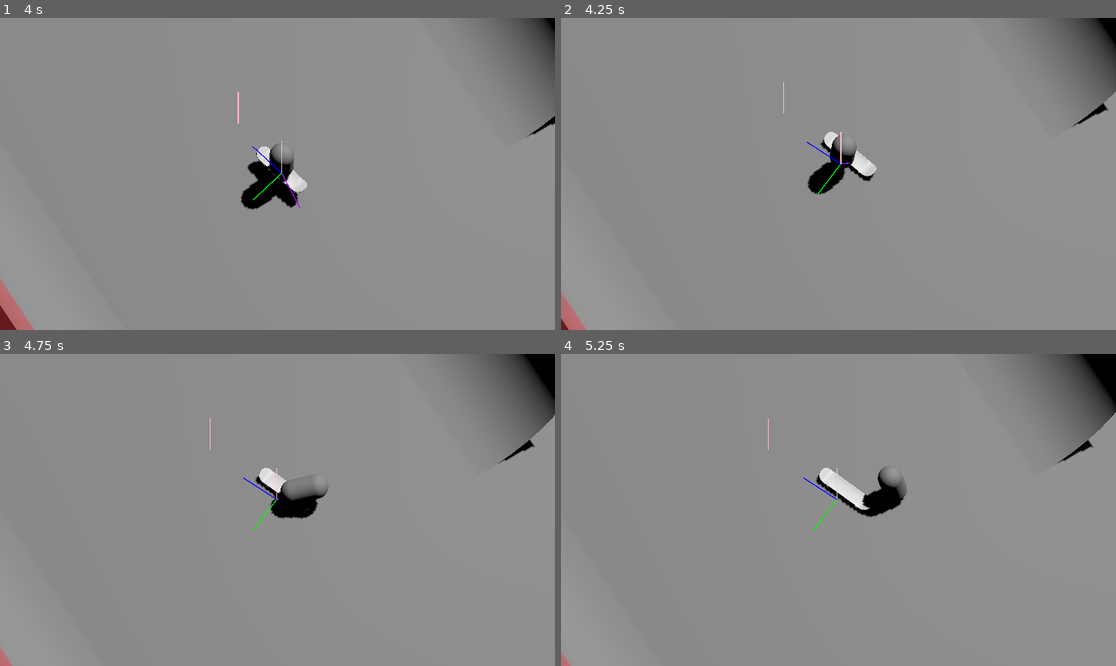
Above: before the commit, frames 1-4 (two rows, left to right).
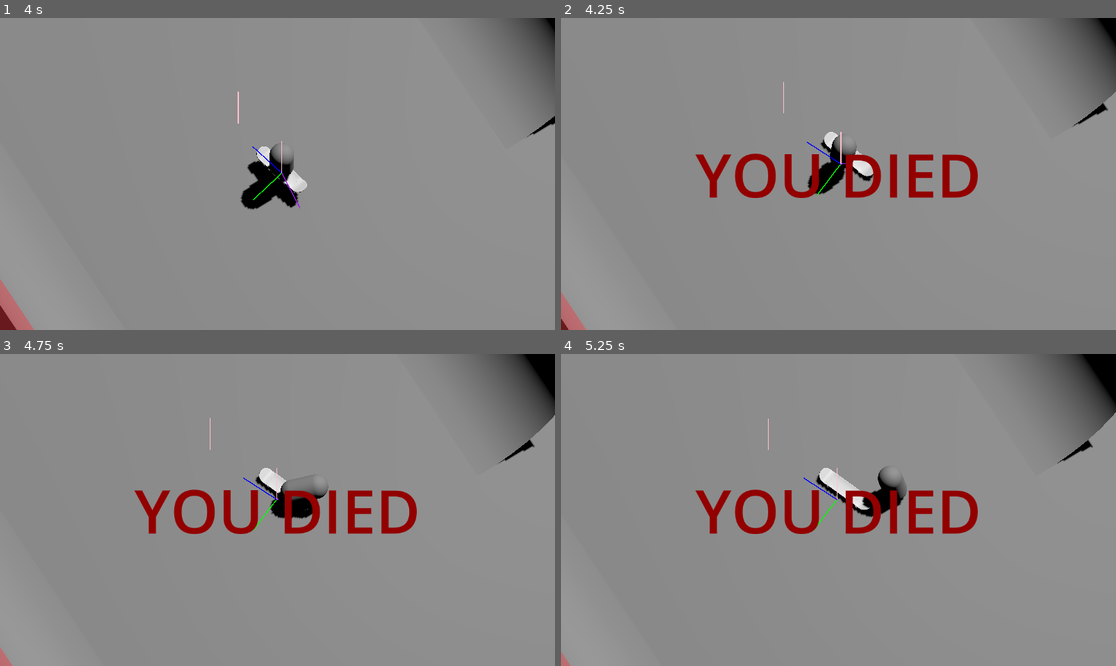
Above: after the commit, the same moments.

Repository: 3deric/GodotSkate
Game: Godot game, scene res://Scenes/testLevel.tscn
Same seed, same stepped clock (60 frames per second), same inputs: the game is played once before the commit and once after it.
Inputs:
- Up to frame 1 (4 s): hold D (Right) 0.53-1.28 s; hold X (Grind) 0.53-1.28 s; tap Space (Jump) at 0.77, 1.52, 3.02, 3.77 s; hold S (Backward) 1.28-2.03 s; tap X (Grind) at 1.35, 2.85 s; hold D (Right) 2.03-2.78 s; hold X (Grind) 2.03-2.78 s; hold W (Forward) 2.78-3.53 s; hold A (Left) from 3.53 s (still down); hold X (Grind) from 3.53 s (still down)
- Up to frame 2 (4.25 s): keep holding A (Left); keep holding X (Grind)
- Up to frame 3 (4.75 s): keep holding A (Left); release X (Grind) at 4.28 s; tap X (Grind) at 4.35 s; tap Space (Jump) at 4.52 s
- Up to frame 4 (5.25 s): release A (Left) at 5.03 s; hold S (Backward) from 5.03 s (still down); hold X (Grind) from 5.03 s (still down)

Frame 1 is identical in both runs. In frame 2, 2.7% of the frame differs, in the area x 24-76%, y 43-58%; in frame 3, 2.7%; in frame 4, 2.7%.

Commit message:
Added ingame overlay menu

Diff:
--- /dev/null
+++ b/Skategame/Scenes/ingameOverlay.tscn
@@ -0,0 +1,28 @@
+[gd_scene format=3 uid="uid://f8h2uynd2b7n"]
+
+[node name="IngameOverlay" type="Control"]
+layout_mode = 3
+anchors_preset = 15
+anchor_right = 1.0
+anchor_bottom = 1.0
+grow_horizontal = 2
+grow_vertical = 2
+
+[node name="Label" type="Label" parent="."]
+layout_mode = 1
+anchors_preset = 8
+anchor_left = 0.5
+anchor_top = 0.5
+anchor_right = 0.5
+anchor_bottom = 0.5
+offset_left = -38.0
+offset_top = -11.5
+offset_right = 38.0
+offset_bottom = 11.5
+grow_horizontal = 2
+grow_vertical = 2
+theme_override_colors/font_color = Color(0.572669, 2.52686e-06, 1.44392e-07, 1)
+theme_override_font_sizes/font_size = 126
+text = "YOU DIED"
+horizontal_alignment = 1
+vertical_alignment = 1
--- a/Skategame/Scenes/testLevel.tscn
+++ b/Skategame/Scenes/testLevel.tscn
@@ -1,7 +1,8 @@
-[gd_scene load_steps=9 format=3 uid="uid://duaw5sk1sesed"]
+[gd_scene load_steps=10 format=3 uid="uid://duaw5sk1sesed"]
 
 [ext_resource type="ArrayMesh" uid="uid://bfccv2ffb53gi" path="res://Meshes/pipe_combined.obj" id="3_wclpi"]
 [ext_resource type="PackedScene" uid="uid://d2nejhxrsjjgk" path="res://Scenes/characterBody3D.tscn" id="4_d8v8c"]
+[ext_resource type="PackedScene" uid="uid://f8h2uynd2b7n" path="res://Scenes/ingameOverlay.tscn" id="4_hwdxu"]
 [ext_resource type="PackedScene" uid="uid://cctt1un35hyco" path="res://Scenes/debugView.tscn" id="5_cf44f"]
 
 [sub_resource type="PlaneMesh" id="PlaneMesh_wnnvr"]
@@ -46,10 +47,11 @@
 [node name="DebugView" parent="." node_paths=PackedStringArray("player") instance=ExtResource("5_cf44f")]
 player = NodePath("../Character")
 
-[node name="Character" parent="." node_paths=PackedStringArray("camera", "cameraPos") instance=ExtResource("4_d8v8c")]
+[node name="Character" parent="." node_paths=PackedStringArray("camera", "cameraPos", "ingameUI") instance=ExtResource("4_d8v8c")]
 transform = Transform3D(1, 0, 0, 0, 1, 0, 0, 0, 1, -1.13058, 2.22471, -0.540884)
 camera = NodePath("../Node3D/Camera3D")
 cameraPos = NodePath("../Node3D")
+ingameUI = NodePath("../IngameOverlay")
 
 [node name="Node3D" type="Node3D" parent="."]
 
@@ -92,3 +94,6 @@
 
 [node name="CollisionShape3D" type="CollisionShape3D" parent="PipeCombined/StaticBody3D"]
 shape = SubResource("ConcavePolygonShape3D_rhf6l")
+
+[node name="IngameOverlay" parent="." instance=ExtResource("4_hwdxu")]
+visible = false
--- a/Skategame/Scripts/characterBody3D.gd
+++ b/Skategame/Scripts/characterBody3D.gd
@@ -8,7 +8,7 @@
 const gravity = 20.0
 const maxBounces = 5
 
-enum PlayerState {RESET, GROUND, PIPE, PIPESNAP, AIR, FALL}
+enum PlayerState {RESET, GROUND, PIPE, PIPESNAP, AIR, FALL, GRIND}
 
 var input = Vector3.ZERO #input values
 var inputTricks = Vector3.ZERO #input values for tricks
@@ -40,6 +40,7 @@
 @onready var area: Area3D = get_node("Area3D")
 @export var camera: Camera3D = null
 @export var cameraPos: Node3D = null
+@export var ingameUI: Control = null
 
 func _ready():
 	_resetPlayer(Vector3.UP * 5.0)
@@ -113,11 +114,14 @@
 
 
 func _playerState():
-	#if(area.get_overlapping_bodies().count(0) > 0):
+
 	for body in area.get_overlapping_bodies():
 		if(body.is_in_group("rampRail")):
 			path = body.get_child(0)
+			if inputTricks.x == 1:
+				playerState = PlayerState.GRIND
 			#print(body.get_path_node())
+			#todo, get the path by the node and not by the child
 
 	var collInfo = null
 	if get_slide_collision_count() != 0:
@@ -135,6 +139,9 @@
 	if(is_on_wall()):
 		playerState = PlayerState.FALL
 		_fall()
+		return
+
+	if(playerState == PlayerState.GRIND):
 		return
 
 	if is_on_floor():
@@ -219,6 +226,7 @@
 	cameraPos.position = cameraPos.position.lerp(global_position, delta * 10)
 
 func _fall():
+	ingameUI.visible = true
 	fallTimer = 2.0
 	rbdChar.freeze = false
 	rbdChar.apply_impulse(velocity)
@@ -228,6 +236,7 @@
 func _resetPlayer(pos):
 	if fallTimer > 0:
 		return
+	ingameUI.visible = false
 	up_direction = Vector3.UP
 	velocity = Vector3.ZERO
 	#lastDir = global_transform.basis.x.cross(up_direction)
